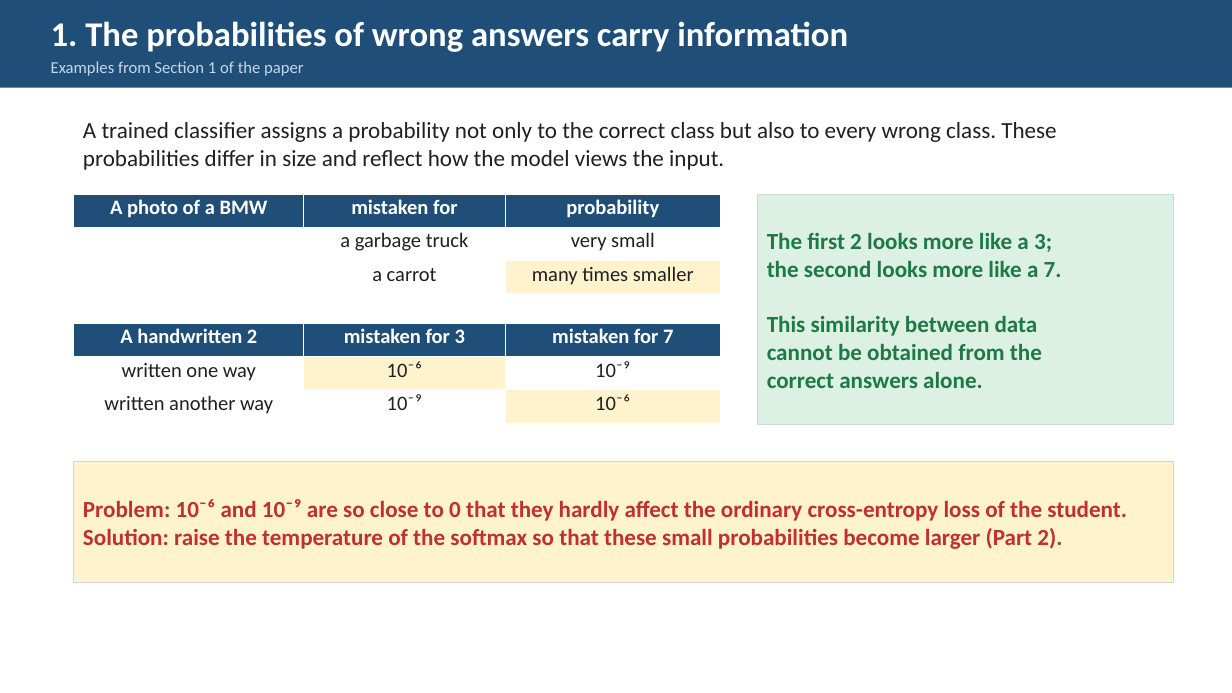
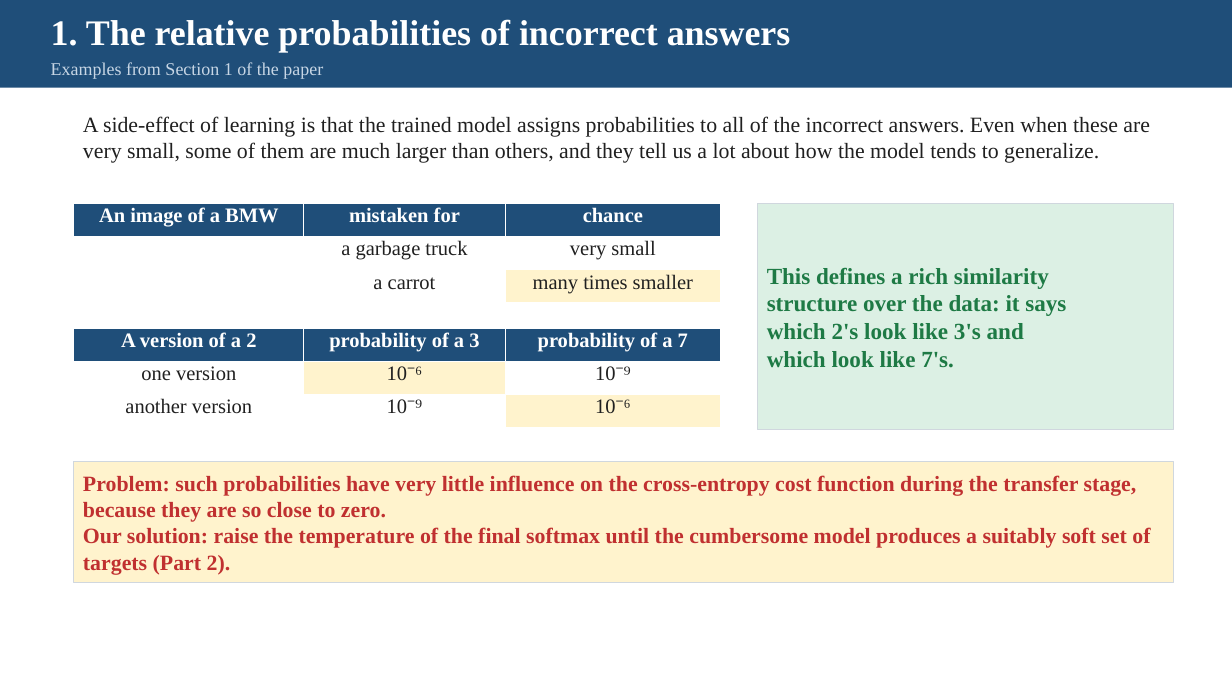
Before and after one commit to pychang-ai/115-1_DLMA, a slide deck: slide 4 of topics/knowledge-distillation/Knowledge_Distillation_slides_EN.pptx (slide 3 before the commit). Drawn at 1232x693 pixels with LibreOffice and Linux fonts; fonts in the diff are those of the drawing. Boxes give left, top, right and bottom in pixels: in the first picture for what was removed or moved away, otherwise in the second. Text is boxed around its words. In the diff, an @@ line names an element or a change of style, - is before the commit and + after.

```diff
--- a/topics/knowledge-distillation/Knowledge_Distillation_slides_EN.pptx
+++ b/topics/knowledge-distillation/Knowledge_Distillation_slides_EN.pptx
@@ text at (51, 19, 791, 53): text changed; size 27 to 28 pt; font Calibri to Times New Roman @@
-1. The probabilities of wrong answers carry information
+1. The relative probabilities of incorrect answers
@@ text "Examples from Section 1 of ..." at (51, 62, 323, 79): size 13 to 14 pt, font Calibri to Times New Roman @@
@@ text at (83, 116, 1150, 163): text changed; size 18 to 17 pt; font Calibri to Times New Roman @@
-A trained classifier assigns a probability not only to the correct class but also to every wrong class. These probabilities differ in size and reflect how the model views the input.
+A side-effect of learning is that the trained model assigns probabilities to all of the incorrect answers. Even when these are very small, some of them are much larger than others, and they tell us a lot about how the model tends to generalize.
@@ table at (74, 203, 721, 303) @@
-row 1, column 1: A photo of a BMW
+row 1, column 1: An image of a BMW
-row 1, column 3: probability
+row 1, column 3: chance
@@ font Calibri to Times New Roman in "mistaken for", "a garbage truck", "very small", "a carrot" and 1 more places @@
@@ table: place and size @@
-table at (74, 194, 721, 294)
+table at (74, 203, 721, 303)
@@ rectangle "This defines a rich similarity": place and size @@
-rectangle "This defines a rich similarity" at (758, 194, 1174, 425)
+rectangle "This defines a rich similarity" at (758, 203, 1174, 430)
@@ text in rectangle at (767, 267, 1066, 368): text changed; font Calibri to Times New Roman @@
-The first 2 looks more like a 3;
-the second looks more like a 7.
-This similarity between data
-cannot be obtained from the
-correct answers alone.
+This defines a rich similarity
+structure over the data: it says
+which 2's look like 3's and
+which look like 7's.
@@ table at (74, 328, 721, 428) @@
-row 1: A handwritten 2 | mistaken for 3 | mistaken for 7
+row 1: A version of a 2 | probability of a 3 | probability of a 7
-row 2, column 1: written one way
+row 2, column 1: one version
-row 3, column 1: written another way
+row 3, column 1: another version
@@ font Calibri to Times New Roman in "10⁻⁶", "10⁻⁹", "10⁻⁹", "10⁻⁶" @@
@@ table: place and size @@
-table at (74, 323, 721, 423)
+table at (74, 328, 721, 428)
@@ text in rectangle at (83, 475, 1150, 575): text changed; size 18 to 17 pt; font Calibri to Times New Roman @@
-Problem: 10⁻⁶ and 10⁻⁹ are so close to 0 that they hardly affect the ordinary cross-entropy loss of the student.
-Solution: raise the temperature of the softmax so that these small probabilities become larger (Part 2).
+Problem: such probabilities have very little influence on the cross-entropy cost function during the transfer stage, because they are so close to zero.
+Our solution: raise the temperature of the final softmax until the cumbersome model produces a suitably soft set of targets (Part 2).
```
Also in this commit, not shown: 16 other slides changed, 2 slides added, 1 slide removed, 15 other files.
